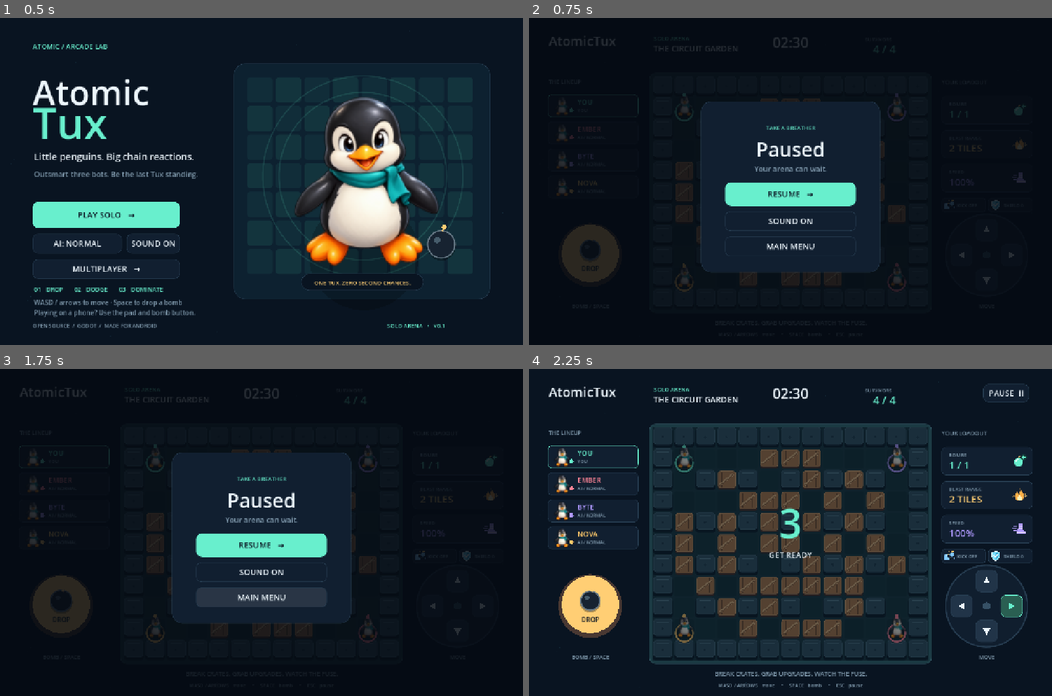
Above: before the commit, frames 1-4 (two rows, left to right).
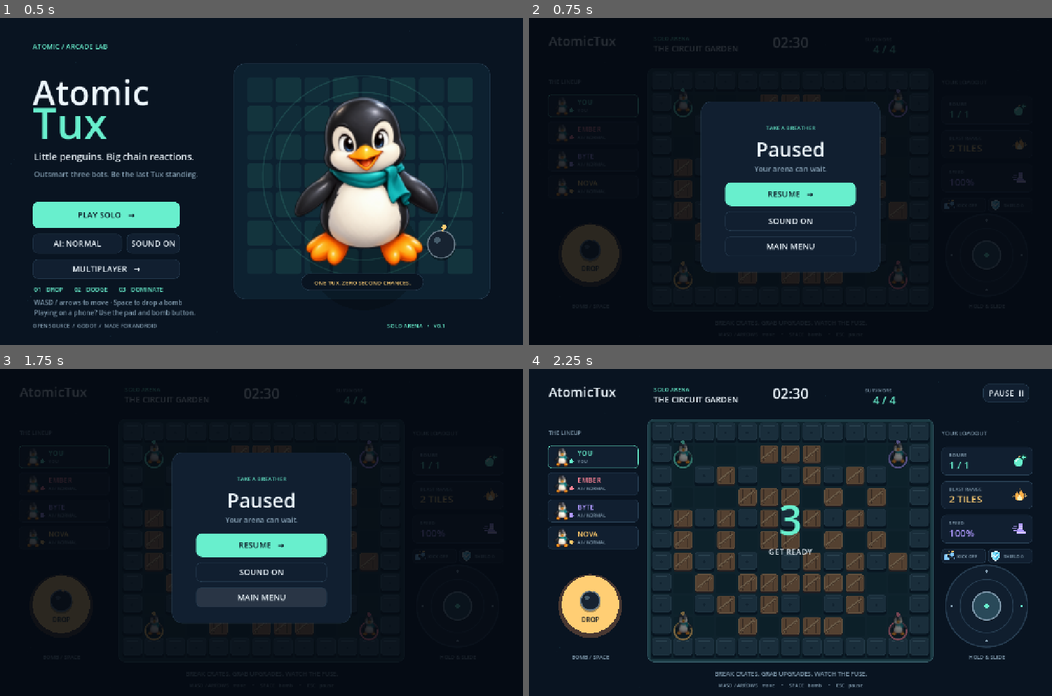
Above: after the commit, the same moments.

Repository: keuperj/AtomicTux
Game: Godot game, scene res://scenes/main.tscn
Same seed, same stepped clock (60 frames per second), same inputs: the game is played once before the commit and once after it.
Inputs (mouse positions are in pixels of both pictures, inside the frame that each line leads up to):
- Up to frame 1 (0.5 s): no input
- Up to frame 2 (0.75 s): tap Enter at 0.5 s; move the mouse to (905, 165) at 0.52 s; hold D from 0.53 s (still down); tap P at 0.6 s; click (905, 165) at 0.67 s
- Up to frame 3 (1.75 s): tap Space at 0.77, 1.25 s; release D at 1.25 s; drag from (156, 548) to (235, 597) at 1.27 s
- Up to frame 4 (2.25 s): tap Enter at 2 s; move the mouse to (842, 460) at 2.02 s; hold D from 2.03 s (still down); tap P at 2.1 s; click (842, 460) at 2.17 s

Frame 1 is identical in both runs. In frame 2, 0.5% of the frame differs, in the area x 27-93%, y 23-84%; in frame 3, 0.5%; in frame 4, 10%, in the area x 22-95%, y 15-91%.

Commit message:
bug fixes

Diff:
--- a/project.godot
+++ b/project.godot
@@ -23,6 +23,8 @@
 window/size/window_width_override=1280
 window/size/window_height_override=800
 window/stretch/mode="canvas_items"
+window/stretch/aspect="expand"
+window/handheld/orientation=4
 window/size/min_width=960
 window/size/min_height=600
 
--- a/scripts/main.gd
+++ b/scripts/main.gd
@@ -37,6 +37,10 @@
 var countdown := 0.0
 var buttons: Array = []
 var held: Dictionary = {}
+var stick_offset := Vector2.ZERO
+var canvas_size := Vector2(1280, 800)
+var layout_extra := Vector2.ZERO
+var board_transform := Transform2D.IDENTITY
 var particles: Array = []
 var shake := 0.0
 var flash := ""
@@ -92,10 +96,36 @@
 	sound.stream = null
 
 func _resize() -> void:
-	var size := get_viewport_rect().size
-	var ratio := minf(size.x / 1280.0, size.y / 800.0)
+	var viewport_size := get_viewport_rect().size
+	var safe := Rect2(Vector2.ZERO, viewport_size)
+	if OS.get_name() == "Android":
+		var pixels := Vector2(DisplayServer.window_get_size())
+		var screen_safe := Rect2(DisplayServer.get_display_safe_area())
+		if pixels.x > 0 and pixels.y > 0 and screen_safe.has_area():
+			safe = Rect2(screen_safe.position * viewport_size / pixels, screen_safe.size * viewport_size / pixels)
+	_apply_layout(safe)
+
+func _apply_layout(safe: Rect2) -> void:
+	var ratio := minf(safe.size.x / 1280.0, safe.size.y / 800.0)
 	scale = Vector2.ONE * ratio
-	position = (size - Vector2(1280, 800) * ratio) / 2.0
+	position = safe.position
+	canvas_size = safe.size / ratio
+	layout_extra = canvas_size - Vector2(1280, 800)
+	var board_scale := minf((canvas_size.x - 580.0) / 692.0, (canvas_size.y - 204.0) / 588.0)
+	var board_center := Vector2(canvas_size.x / 2.0, (108.0 + canvas_size.y - 68.0) / 2.0)
+	board_transform = Transform2D(0.0, Vector2.ONE * board_scale, 0.0, board_center - Vector2(640, 428) * board_scale)
+	online_ui.position = Vector2(220, 60) + Vector2(layout_extra.x / 2.0, 0)
+	online_ui.size = Vector2(840, canvas_size.y - 120)
+	held.clear()
+	stick_offset = Vector2.ZERO
+	_make_buttons()
+	queue_redraw()
+
+func _move_center() -> Vector2:
+	return MOVE_CENTER + layout_extra
+
+func _bomb_center() -> Vector2:
+	return BOMB_CENTER + Vector2(0, layout_extra.y)
 
 func _notification(what: int) -> void:
 	if what == NOTIFICATION_APPLICATION_FOCUS_OUT or what == NOTIFICATION_APPLICATION_PAUSED:
@@ -170,24 +200,23 @@
 				if mode == "menu" or (mode == "result" and not online): _start_match()
 	if event is InputEventScreenTouch:
 		var local: Vector2 = (event.position - position) / scale
-		if event.pressed: _pointer_down(event.index, local)
-		else: held.erase(event.index)
+		if event.pressed and not event.canceled: _pointer_down(event.index, local)
+		else: _release_pointer(event.index)
 	elif event is InputEventScreenDrag:
 		if held.has(event.index):
-			held[event.index] = _pad_direction((event.position - position) / scale)
+			_drag_pointer(event.index, (event.position - position) / scale)
 	elif event is InputEventMouseButton and event.button_index == MOUSE_BUTTON_LEFT:
 		if event.pressed: _pointer_down(-1, (event.position - position) / scale)
-		else: held.erase(-1)
+		else: _release_pointer(-1)
 	elif event is InputEventMouseMotion and held.has(-1):
-		held[-1] = _pad_direction((event.position - position) / scale)
+		_drag_pointer(-1, (event.position - position) / scale)
 
 func _pointer_down(id: int, point: Vector2) -> void:
 	if mode == "playing":
-		var direction := _pad_direction(point)
-		if direction != Vector2i.ZERO:
-			held[id] = direction
+		if point.distance_to(_move_center()) <= 114.0 and held.is_empty():
+			_drag_pointer(id, point)
 			return
-		if point.distance_to(BOMB_CENTER) < 78.0:
+		if point.distance_to(_bomb_center()) < 78.0:
 			_bomb()
 			return
 	for button in buttons:
@@ -195,9 +224,17 @@
 			button.action.call()
 			return
 
+func _drag_pointer(id: int, point: Vector2) -> void:
+	stick_offset = (point - _move_center()).limit_length(64.0)
+	held[id] = _pad_direction(point)
+
+func _release_pointer(id: int) -> void:
+	held.erase(id)
+	if held.is_empty(): stick_offset = Vector2.ZERO
+
 func _pad_direction(point: Vector2) -> Vector2i:
-	var offset := point - MOVE_CENTER
-	if offset.length() > 114.0 or offset.length() < 16.0:
+	var offset := point - _move_center()
+	if offset.length() < 20.0:
 		return Vector2i.ZERO
 	if absf(offset.x) > absf(offset.y): return Vector2i(signi(int(offset.x)), 0)
 	return Vector2i(0, signi(int(offset.y)))
@@ -305,15 +342,18 @@
 		_button(Rect2(480, 517, 320, 48), "GAME LIST" if online else "MAIN MENU", _leave_online if online else _menu)
 
 func _button(rect: Rect2, label: String, action: Callable, primary: bool = false) -> void:
+	rect.position += Vector2(layout_extra.x, 0) if mode in ["playing", "spectating"] else layout_extra / 2.0
 	buttons.append({"rect": rect, "label": label, "action": action, "primary": primary})
 
 func _draw() -> void:
-	draw_rect(Rect2(0, 0, 1280, 800), INK)
+	draw_rect(Rect2(-position / scale, get_viewport_rect().size / scale), INK)
 	for i in 65:
-		var p := Vector2(fmod(i * 193.7, 1280), fmod(i * 97.3, 800))
+		var p := Vector2(fmod(i * 193.7, canvas_size.x), fmod(i * 97.3, canvas_size.y))
 		draw_circle(p, 1.0, Color(0.3, 0.7, 0.8, 0.08 + 0.06 * sin(clock + i)))
 	if mode == "menu":
+		draw_set_transform(layout_extra / 2.0)
 		_draw_menu()
+		draw_set_transform(Vector2.ZERO)
 	elif mode == "network":
 		pass
 	else:
@@ -352,6 +392,7 @@
 	_text(Vector2(947, 758), "SOLO ARENA   •   v0.1", 14, TEAL)
 
 func _draw_match() -> void:
+	draw_set_transform(Vector2(layout_extra.x / 2.0, 0))
 	_text(Vector2(48, 68), "AtomicTux", 32, WHITE)
 	_text(Vector2(305, 55), "ONLINE ARENA" if online else "SOLO ARENA", 14, TEAL)
 	_text(Vector2(305, 82), "THE CIRCUIT GARDEN", 20, WHITE)
@@ -360,8 +401,11 @@
 	_text(Vector2(822, 57), "SURVIVORS", 12, MUTED)
 	var alive := arena.actors.filter(func(a): return a.alive).size()
 	_text(Vector2(842, 86), "%d / 4" % alive, 27, TEAL)
-	draw_line(Vector2(48, 108), Vector2(1232, 108), LINE, 1)
+	draw_set_transform(Vector2.ZERO)
+	draw_line(Vector2(48, 108), Vector2(canvas_size.x - 48, 108), LINE, 1)
+	draw_set_transform_matrix(board_transform)
 	_draw_board()
+	draw_set_transform(Vector2.ZERO)
 	_text(Vector2(48, 161), "THE LINEUP", 14, MUTED)
 	for id in 4:
 		var actor: Dictionary = arena.actors[id]
@@ -371,6 +415,7 @@
 		draw_circle(Vector2(104, y + 39), 5, COLORS[id] if actor.alive else MUTED)
 		_text(Vector2(119, y+25), _actor_name(id).left(14), 17, COLORS[id] if actor.alive else MUTED)
 		_text(Vector2(119, y+43), ("YOU" if id == local_actor_id else "ONLINE PLAYER" if online and human_slots.has(id) else "AI / " + ["RELAXED", "NORMAL", "FIERCE"][arena.difficulty]) if actor.alive else "ELIMINATED", 11, MUTED)
+	draw_set_transform(Vector2(layout_extra.x, 0))
 	_text(Vector2(1010, 162), "YOUR LOADOUT", 14, MUTED)
 	var player: Dictionary = arena.actors[local_actor_id]
 	_stat(191, "BOMBS", "%d / %d" % [player.capacity - player.bombs, player.capacity], TEAL, "bomb")
@@ -382,13 +427,18 @@
 	_panel(Rect2(1124,440,108,35),PANEL,LINE,8)
 	draw_texture_rect(ICONS.shield,Rect2(1128,443,29,29),false)
 	_text(Vector2(1162,463),"SHIELD 1" if player.shield else "SHIELD 0",11,Color("79dfff") if player.shield else MUTED)
+	draw_set_transform(Vector2.ZERO)
 	_draw_controls()
+	draw_set_transform(Vector2(layout_extra.x / 2.0, layout_extra.y))
 	_text_center(Vector2(640, 751), "SPECTATING — THE ROUND IS STILL RUNNING" if mode == "spectating" else flash if flash_time > 0 else "BREAK CRATES. GRAB UPGRADES. WATCH THE FUSE.", 15, GOLD if flash_time > 0 else MUTED)
 	_text_center(Vector2(640, 778), "WASD / ARROWS   move     •     SPACE   bomb     •     ESC   pause", 12, MUTED)
+	draw_set_transform(Vector2.ZERO)
 	if countdown > 0 and mode == "playing":
+		draw_set_transform_matrix(board_transform)
 		draw_rect(Rect2(BOARD, Vector2(676, 572)), Color(0.02,0.06,0.1,0.55))
 		_text_center(Vector2(640, 414), str(ceili(countdown)), 100, TEAL)
 		_text_center(Vector2(640, 462), "GET READY", 20, WHITE)
+		draw_set_transform(Vector2.ZERO)
 
 func _draw_board() -> void:
 	var offset := Vector2(sin(clock * 100), cos(clock * 83)) * shake
@@ -454,9 +504,9 @@
 	# Mark the actual lethal tile, even if movement interpolation was mid-step.
 	draw_arc(center, 27 + sin(progress * PI) * 8, 0, TAU, 48, GOLD, 3, true)
 	var alpha := clampf(1.0 - progress * 1.5, 0.0, 1.0)
-	draw_set_transform(center + Vector2(0, -progress * 30), progress * 1.2)
+	draw_set_transform_matrix(board_transform * Transform2D(progress * 1.2, center + Vector2(0, -progress * 30)))
 	draw_texture_rect(TUX, Rect2(-26,-34,52,57), false, Color(1,0.8,0.7,alpha))
-	draw_set_transform(Vector2.ZERO)
+	draw_set_transform_matrix(board_transform)
 
 func _draw_bomb(center: Vector2, radius: float, fuse: float) -> void:
 	var pulse := 1.0 + sin(clock*(12 if fuse < 1.0 else 5))*0.07
@@ -470,24 +520,25 @@
 		draw_arc(center,radius+4,-PI/2,-PI/2+TAU*clampf(fuse/Arena.FUSE,0,1),32,TEAL if fuse>1 else Color("ff7d64"),2,true)
 
 func _draw_controls() -> void:
-	var center := MOVE_CENTER
-	draw_circle(center,100,Color("101e2e"))
-	draw_arc(center,100,0,TAU,64,LINE,2,true)
+	var center := _move_center()
+	draw_circle(center, 100, Color("101e2e"))
+	draw_arc(center, 100, 0, TAU, 64, LINE, 2, true)
+	draw_arc(center, 65, 0, TAU, 64, Color("263c50"), 1, true)
 	for direction in Arena.DIRECTIONS:
-		var rect := Rect2(center+Vector2(direction)*61-Vector2(27,27),Vector2(54,54))
-		var active: bool = _direction() == direction and mode == "playing"
-		_panel(rect,TEAL.darkened(0.6) if active else Color("213448"),TEAL if active else LINE,12)
-		var tip := rect.get_center()+Vector2(direction)*10
-		var base := rect.get_center()-Vector2(direction)*6
-		var perpendicular := Vector2(-direction.y,direction.x)*8
-		draw_colored_polygon(PackedVector2Array([tip,base+perpendicular,base-perpendicular]),TEAL if active else WHITE)
-	draw_circle(center,9,Color("365065"))
-	_text_center(MOVE_CENTER + Vector2(0,130), "MOVE", 13, MUTED)
-	draw_circle(BOMB_CENTER,78,Color("493832"))
-	draw_circle(BOMB_CENTER + Vector2(0,-4),70,GOLD)
-	_draw_bomb(BOMB_CENTER + Vector2(0,-13),25,1.5)
-	_text_center(BOMB_CENTER + Vector2(0,39),"DROP",16,INK)
-	_text_center(BOMB_CENTER + Vector2(0,130),"BOMB / SPACE",13,MUTED)
+		var mark := center + Vector2(direction) * 85
+		draw_circle(mark, 3, TEAL if _direction() == direction and mode == "playing" else MUTED)
+	var knob := center + (stick_offset if not held.is_empty() else Vector2.ZERO)
+	draw_circle(knob + Vector2(0, 4), 34, Color(0, 0, 0, 0.25))
+	draw_circle(knob, 34, Color("294959"))
+	draw_arc(knob, 34, 0, TAU, 48, TEAL if not held.is_empty() else MUTED, 2, true)
+	draw_circle(knob, 6, TEAL)
+	_text_center(center + Vector2(0,130), "HOLD & SLIDE", 13, MUTED)
+	var bomb := _bomb_center()
+	draw_circle(bomb,78,Color("493832"))
+	draw_circle(bomb + Vector2(0,-4),70,GOLD)
+	_draw_bomb(bomb + Vector2(0,-13),25,1.5)
+	_text_center(bomb + Vector2(0,39),"DROP",16,INK)
+	_text_center(bomb + Vector2(0,130),"BOMB / SPACE",13,MUTED)
 
 func _stat(y: float, label: String, value: String, color: Color, kind: String) -> void:
 	_panel(Rect2(1010,y,222,69),PANEL,LINE,10)
@@ -496,7 +547,8 @@
 	_text(Vector2(1028,y+53),value,24,color)
 
 func _draw_overlay() -> void:
-	draw_rect(Rect2(0,0,1280,800),Color(0.02,0.04,0.07,0.85))
+	draw_rect(Rect2(-position / scale, get_viewport_rect().size / scale),Color(0.02,0.04,0.07,0.85))
+	draw_set_transform(layout_extra / 2.0)
 	_panel(Rect2(421,204,438,418),PANEL,LINE,24)
 	if mode == "paused":
 		_text_center(Vector2(640,274),"TAKE A BREATHER",14,TEAL)
@@ -510,6 +562,8 @@
 		_text_center(Vector2(640,370),(_actor_name(arena.winner) + " wins!") if online and arena.winner >= 0 else "Last penguin standing." if won else "The arena ends in a draw." if draw_game else "Caught in the chain reaction.",18,WHITE)
 		_text_center(Vector2(640,408),"SESSION  %d WINS / %d ROUNDS" % [victories,rounds],14,MUTED)
 
+	draw_set_transform(Vector2.ZERO)
+
 func _panel(rect: Rect2, fill: Color, border: Color, radius: int) -> void:
 	var key := "%s/%s/%d" % [fill.to_html(), border.to_html(), radius]
 	if not panel_styles.has(key):
@@ -545,7 +599,7 @@
 	if id == local_actor_id:
 		flash = "SHIELD ABSORBED THE BLAST — MOVE!"
 		flash_time = 2.0
-		sound.play_effect("pickup")
+		sound.play_effect("shield")
 
 func _load_settings() -> void:
 	var config := ConfigFile.new()
--- a/scripts/sound.gd
+++ b/scripts/sound.gd
@@ -1,28 +1,93 @@
 class_name TuxSound
 extends AudioStreamPlayer
-## Tiny synthesized effects: no external audio dependencies.
-var enabled := true
+## Cached, layered foley: soft impacts, low rumble, glass and air.
+const RATE := 44100
+const VARIANTS := 3
+const VOICES := 8
+var enabled := true:
+	set(value):
+		enabled = value
+		if not value:
+			for voice in voices: voice.stop()
+var samples: Dictionary = {}
+var voices: Array[AudioStreamPlayer] = []
+var next_voice := 0
+var last_boom_ms := -1000
+var random := RandomNumberGenerator.new()
+
+func _ready() -> void:
+	random.randomize()
+	for kind in ["place", "boom", "pickup", "shield"]:
+		samples[kind] = []
+		for variant in VARIANTS:
+			samples[kind].append(_synthesize(kind, variant))
+	for i in VOICES:
+		var voice := AudioStreamPlayer.new()
+		voice.volume_db = -9.0
+		add_child(voice)
+		voices.append(voice)
 
 func play_effect(kind: String) -> void:
-	if not enabled:
-		return
+	if not enabled or not samples.has(kind) or voices.is_empty(): return
+	if kind == "boom":
+		# A chain reaction is one impact, not a wall of clipped identical sounds.
+		var now := Time.get_ticks_msec()
+		if now - last_boom_ms < 65: return
+		last_boom_ms = now
+	var voice := voices[next_voice]
+	for candidate in voices:
+		if not candidate.playing:
+			voice = candidate
+			break
+	next_voice = (next_voice + 1) % VOICES
+	voice.stream = samples[kind][random.randi_range(0, VARIANTS - 1)]
+	voice.play()
+
+func _synthesize(kind: String, variant: int) -> AudioStreamWAV:
+	var duration: float = {"place":0.23, "boom":0.95, "pickup":0.58, "shield":0.65}[kind]
+	var count := int(duration * RATE)
+	var bytes := PackedByteArray()
+	bytes.resize(count * 2)
+	var noise := RandomNumberGenerator.new()
+	noise.seed = 7129 + variant * 173 + kind.hash()
+	var low := 0.0
+	var body := 0.0
+	var pitch := 1.0 + (variant - 1) * 0.045
+	for i in count:
+		var time := float(i) / RATE
+		var white := noise.randf_range(-1, 1)
+		low = lerpf(low, white, 0.035)
+		body = lerpf(body, white, 0.23)
+		var value := 0.0
+		match kind:
+			"place":
+				# A padded, hollow object landing, with a short surface rustle.
+				value = 0.52 * sin(TAU * 165 * pitch * time) * exp(-time * 29)
+				value += 0.20 * sin(TAU * 287 * pitch * time) * exp(-time * 46)
+				value += body * 0.45 * exp(-time * 60)
+			"boom":
+				# Rounded pressure transient, rolling bass, then scattered debris.
+				value = low * 3.2 * exp(-time * 5.5)
+				value += body * 0.48 * exp(-time * 18)
+				value += 0.45 * sin(TAU * 57 * pitch * time) * exp(-time * 8)
+				value += 0.15 * sin(TAU * 91 * pitch * time) * exp(-time * 12)
+				value += body * 0.22 * exp(-time * 6) * pow(sin(time * 47), 8)
+			"pickup":
+				# Small glass/ceramic resonance rather than an ascending beep.
+				value = 0.28 * sin(TAU * 880 * pitch * time) * exp(-time * 12)
+				value += 0.12 * sin(TAU * 1433 * pitch * time) * exp(-time * 18)
+				value += 0.08 * sin(TAU * 2371 * pitch * time) * exp(-time * 29)
+				value += body * 0.18 * exp(-time * 80)
+			"shield":
+				# A cushioned impact with a breathy release.
+				value = low * 2.4 * exp(-time * 7)
+				value += body * 0.3 * sin(PI * minf(time / 0.4, 1)) * exp(-time * 5)
+				value += 0.25 * sin(TAU * 210 * pitch * time) * exp(-time * 16)
+		var attack := minf(time / 0.003, 1.0)
+		var tail := clampf(float(count - 1 - i) / (RATE * 0.04), 0, 1)
+		bytes.encode_s16(i * 2, int(tanh(value) * attack * tail * 26000))
 	var sample := AudioStreamWAV.new()
 	sample.format = AudioStreamWAV.FORMAT_16_BITS
-	sample.mix_rate = 22050
-	var duration := 0.28 if kind == "boom" else 0.12
-	var count := int(duration * sample.mix_rate)
-	var bytes := PackedByteArray()
-	bytes.resize(count * 2)
-	var phase := 0.0
-	for i in count:
-		var t := float(i) / count
-		var frequency := lerpf(140.0, 35.0, t) if kind == "boom" else lerpf(540.0, 1080.0, t)
-		phase += TAU * frequency / sample.mix_rate
-		var value := sin(phase)
-		if kind == "boom":
-			value = value * 0.55 + randf_range(-0.45, 0.45)
-		var pcm := int(value * pow(1.0 - t, 2.0) * 12500.0)
-		bytes.encode_s16(i * 2, pcm)
+	sample.mix_rate = RATE
 	sample.data = bytes
-	stream = sample
-	play()
+	return sample
--- /dev/null
+++ b/tests/test_mobile.gd
@@ -0,0 +1,116 @@
+extends SceneTree
+var checks := 0
+var failures := 0
+
+func check(condition: bool, message: String) -> void:
+	checks += 1
+	if not condition:
+		failures += 1
+		push_error(message)
+
+func touch(game: Node, index: int, point: Vector2, pressed: bool) -> void:
+	var event := InputEventScreenTouch.new()
+	event.index = index
+	event.position = game.position + point * game.scale
+	event.pressed = pressed
+	game._input(event)
+
+func drag(game: Node, index: int, point: Vector2) -> void:
+	var event := InputEventScreenDrag.new()
+	event.index = index
+	event.position = game.position + point * game.scale
+	game._input(event)
+
+func _initialize() -> void:
+	run.call_deferred()
+
+func run() -> void:
+	var game = load("res://scenes/main.tscn").instantiate()
+	root.add_child(game)
+	game.set_process(false)
+	await process_frame
+	game._start_match()
+	game.countdown = 0
+	var center: Vector2 = game._move_center()
+	touch(game, 4, center, true)
+	check(game.held.has(4) and game._direction() == Vector2i.ZERO, "Center touch captures joystick without moving")
+	drag(game, 4, center + Vector2(70,0))
+	check(game._direction() == Vector2i.RIGHT, "Slide from center starts moving")
+	# Hold one touch over multiple simulation steps; no repeated press events.
+	game.arena.start(42813, 0)
+	for x in range(1, 6): game.arena.grid[1][x] = 0
+	for i in 6: game._process(0.1)
+	check(game.arena.actors[0].cell.x >= 3, "Held joystick continuously advances across tiles")
+	drag(game, 4, center + Vector2(5,-180))
+	check(game._direction() == Vector2i.UP, "Captured finger keeps moving outside pad and changes direction")
+	touch(game, 8, center + Vector2(-60,0), true)
+	check(not game.held.has(8) and game._direction() == Vector2i.UP, "Second finger cannot steal movement")
+	touch(game, 9, game._bomb_center(), true)
+	check(game.arena.actors[0].bombs == 1 and game._direction() == Vector2i.UP, "Bomb finger works during a held move")
+	drag(game, 9, center + Vector2(60,0))
+	check(game._direction() == Vector2i.UP, "Dragging bomb finger cannot take over joystick")
+	touch(game, 9, game._bomb_center(), false)
+	check(game._direction() == Vector2i.UP, "Releasing bomb finger preserves movement")
+	drag(game, 4, center)
+	check(game._direction() == Vector2i.ZERO and game.held.has(4), "Returning to dead zone stops without releasing capture")
+	drag(game, 4, center + Vector2(-60,0))
+	check(game._direction() == Vector2i.LEFT, "Same held finger can resume in a new direction")
+	touch(game, 4, center, false)
+	check(game.held.is_empty() and game.stick_offset == Vector2.ZERO, "Release stops and recenters")
+	touch(game, 4, center + Vector2(50,0), true)
+	var cancel := InputEventScreenTouch.new()
+	cancel.index = 4
+	cancel.pressed = true
+	cancel.canceled = true
+	game._input(cancel)
+	check(game.held.is_empty(), "Canceled touch cannot leave movement stuck")
+	touch(game, 4, center + Vector2(50,0), true)
+	game._notification(Node.NOTIFICATION_APPLICATION_FOCUS_OUT)
+	check(game.held.is_empty() and game.mode == "paused", "Background clears movement")
+	game._notification(Node.NOTIFICATION_APPLICATION_FOCUS_IN)
+	game._toggle_pause()
+
+	root.content_scale_size = Vector2i.ZERO
+	for dimensions in [Vector2i(1280,800), Vector2i(1600,720), Vector2i(1024,768)]:
+		root.size = dimensions
+		await process_frame
+		game._resize()
+		var board: Rect2 = game.board_transform * Rect2(294,134,692,588)
+		check(board.position.x >= 280 and board.end.x <= game.canvas_size.x - 280, "Board stays between side panels at %s" % dimensions)
+		check(board.position.y >= 108 and board.end.y <= game.canvas_size.y - 68, "Board fits vertically at %s" % dimensions)
+		check((game.canvas_size * game.scale).is_equal_approx(Vector2(dimensions)), "Canvas fills display at %s" % dimensions)
+		var move: Vector2 = game._move_center()
+		check(move.x + 114 < game.canvas_size.x and move.y + 114 < game.canvas_size.y, "Joystick fits at %s" % dimensions)
+		touch(game, 1, move, true)
+		drag(game, 1, move + Vector2(60,0))
+		check(game._direction() == Vector2i.RIGHT, "Touch coordinates follow resize at %s" % dimensions)
+		touch(game, 1, move, false)
+		game.queue_redraw()
+		if DisplayServer.get_name() != "headless":
+			await RenderingServer.frame_post_draw
+			root.get_texture().get_image().save_png("res://builds/mobile-%dx%d.png" % [dimensions.x,dimensions.y])
+	game._apply_layout(Rect2(40,10,1520,690))
+	check(game.position == Vector2(40,10), "Safe area offsets UI")
+	touch(game, 1, game._move_center() + Vector2(60,0), true)
+	check(game._direction() == Vector2i.RIGHT, "Touch coordinates account for safe-area inset")
+	game._resize()
+	check(game.held.is_empty(), "Resize cancels active touch")
+
+	var sound = game.sound
+	sound.enabled = true
+	for kind in ["place","boom","pickup","shield"]:
+		check(sound.samples[kind].size() == 3, "Cached variants for " + kind)
+		var sample: AudioStreamWAV = sound.samples[kind][0]
+		check(sample.data.decode_s16(0) == 0 and sample.data.decode_s16(sample.data.size()-2) == 0, "No hard edge clicks for " + kind)
+		check(sample.data != sound.samples[kind][1].data, "Audible variation for " + kind)
+		sample.save_to_wav("res://builds/sound-" + kind + ".wav")
+	sound.play_effect("place")
+	sound.play_effect("pickup")
+	check(sound.voices.filter(func(v): return v.playing).size() >= 2, "Effects overlap instead of cutting off")
+	sound.enabled = false
+	check(sound.voices.all(func(v): return not v.playing), "Mute stops every active sound")
+	print("AtomicTux mobile: %d checks, %d failures" % [checks,failures])
+	game.queue_free()
+	await process_frame
+	await create_timer(0.15).timeout
+	quit(1 if failures else 0)
--- a/tests/test_multiplayer_ui.gd
+++ b/tests/test_multiplayer_ui.gd
@@ -20,7 +20,7 @@
 	var game = load("res://scenes/main.tscn").instantiate()
 	root.add_child(game)
 	game.set_process(false)
-	game._pointer_down(0,Vector2(200,614))
+	game._pointer_down(0,game.buttons[1].rect.get_center())
 	check(game.mode == "network" and game.online_ui.visible,"Menu opens native multiplayer screen")
 	check(Input.emulate_mouse_from_touch,"Touch events reach native text fields and buttons")
 	var ui = game.online_ui
--- a/tests/test_ui.gd
+++ b/tests/test_ui.gd
@@ -21,20 +21,20 @@
 	if DisplayServer.get_name() != "headless":
 		await RenderingServer.frame_post_draw
 		root.get_texture().get_image().save_png("res://builds/menu.png")
-	game._pointer_down(0, Vector2(200,480))
+	game._pointer_down(0, game.buttons[0].rect.get_center())
 	check(game.mode == "playing" and game.countdown == 3.0, "Play starts countdown")
 	game._bomb()
 	check(game.arena.bombs.is_empty(), "No bombs during countdown")
 	game.countdown = 0.0
 	var touch := InputEventScreenTouch.new()
 	touch.index = 0
-	touch.position = game.position + Vector2(1180,580) * game.scale
+	touch.position = game.position + (game._move_center() + Vector2(60,0)) * game.scale
 	touch.pressed = true
 	game._input(touch)
-	check(game._direction() == Vector2i.RIGHT, "Touch D-pad works")
+	check(game._direction() == Vector2i.RIGHT, "Touch joystick works")
 	var bomb_touch := InputEventScreenTouch.new()
 	bomb_touch.index = 1
-	bomb_touch.position = game.position + Vector2(150,580) * game.scale
+	bomb_touch.position = game.position + game._bomb_center() * game.scale
 	bomb_touch.pressed = true
 	game._input(bomb_touch)
 	check(game.arena.bombs.size() == 1 and game._direction() == Vector2i.RIGHT, "Simultaneous move and bomb touches")
@@ -69,7 +69,7 @@
 	var frozen_time: float = game.arena.remaining
 	var frozen_flames: Dictionary = game.arena.flames.duplicate()
 	game._bomb()
-	game._pointer_down(3,Vector2(1180,580))
+	game._pointer_down(3,(game._move_center() + Vector2(60,0)))
 	game._toggle_pause()
 	game._process(0.8)
 	check(game.mode == "dying" and game.held.is_empty(), "Input cannot interrupt death sequence")
Not shown, changed: export_presets.cfg
Not shown, added: tests/test_mobile.gd.uid
Not shown, changed: README.md
